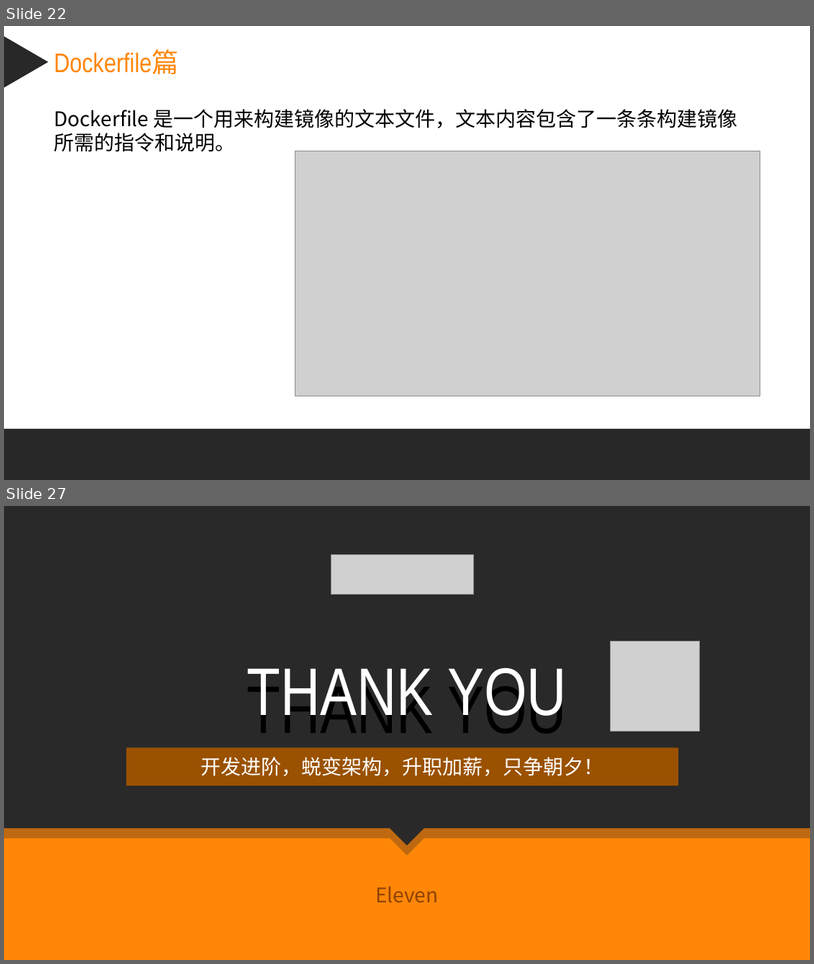
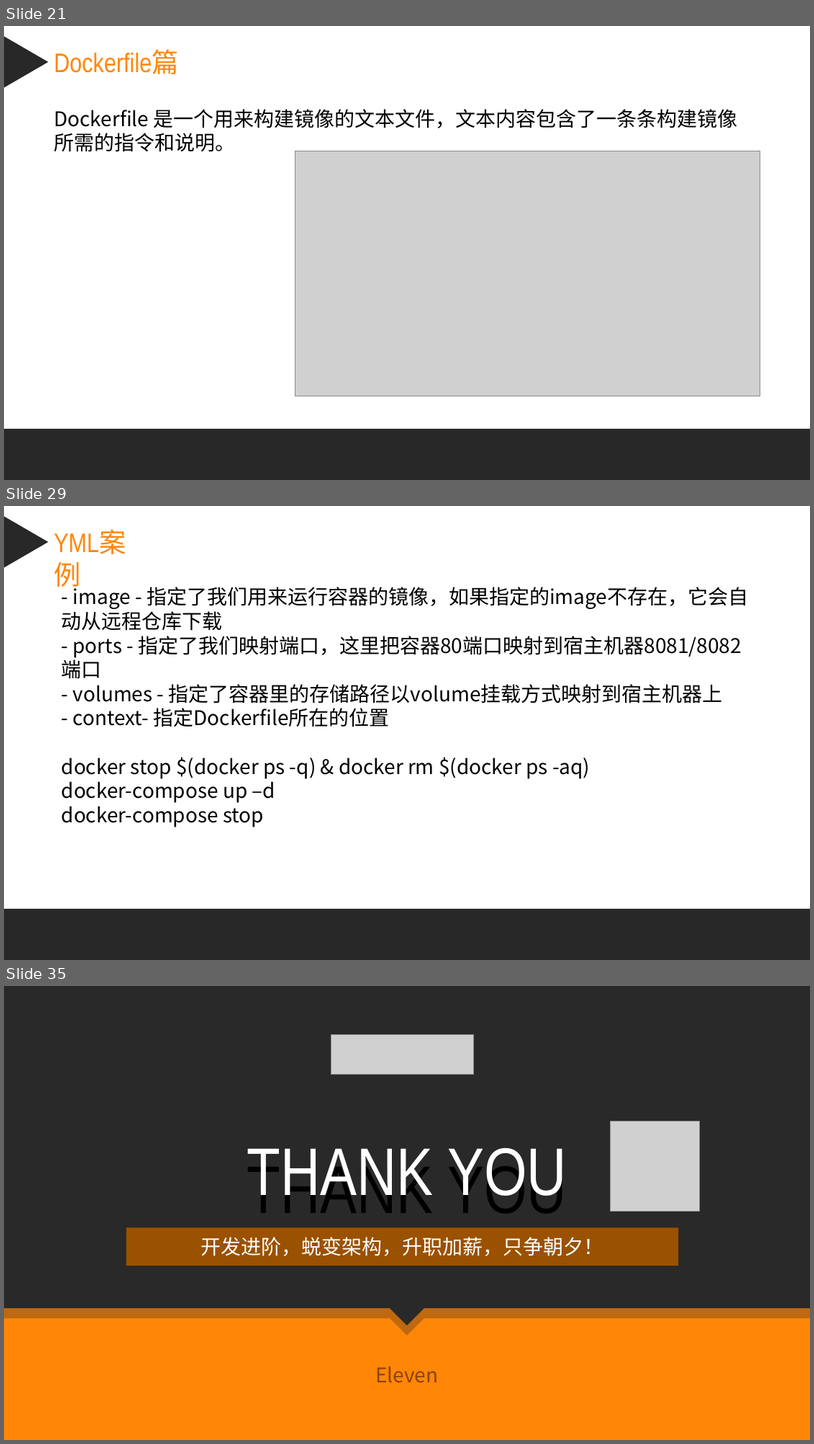
Before and after one commit to zq9999/document, a slide deck: 课件笔记/docker/Docker容器.pptx. Shown one above the other, each under a label of ours: slides 22 and 27 before the commit, slides 21, 29 and 35 after it; the slides between them are not shown. The pictures are 814x964 and 814x1444 pixels, drawn with LibreOffice and Linux fonts; fonts in the diff are those of the drawing; grey boxes stand for pictures. Boxes give left, top, right and bottom in pixels: in the first picture for what was removed or moved away, otherwise in the second. Text is boxed around its words. In the diff, an @@ line names an element or a change of style, - is before the commit and + after.

```diff
--- a/课件笔记/docker/Docker容器.pptx
+++ b/课件笔记/docker/Docker容器.pptx
@@ slide 29 added at (x1=4, y1=506, x2=810, y2=960), background #FFFFFF @@
@@ triangle added at (x1=5, y1=516, x2=49, y2=568), fill #282828 @@
@@ text added at (x1=46, y1=521, x2=159, y2=561), 24 pt, text #FF8607 @@
+YML案例
@@ text added at (x1=62, y1=584, x2=748, y2=827), 18 pt, text #000000 @@
+- image - 指定了我们用来运行容器的镜像，如果指定的image不存在，它会自动从远程仓库下载
+- ports - 指定了我们映射端口，这里把容器80端口映射到宿主机器8081/8082端口
+- volumes - 指定了容器里的存储路径以volume挂载方式映射到宿主机器上
+- context- 指定Dockerfile所在的位置
+docker stop $(docker ps -q) & docker rm $(docker ps -aq)
+docker-compose up –d
+docker-compose stop
@@ rectangle added at (x1=4, y1=908, x2=810, y2=960), fill #282828 @@
@@ what was slide 22 is now slide 21 @@
@@ what was slide 27 is now slide 35 @@
```
Also in this commit, not shown: 10 slides changed, 7 other slides added, 16 other files.
